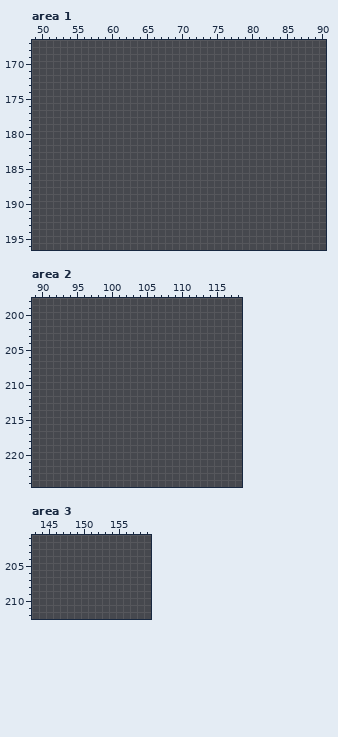
Two versions of one pixel-art file, Assets/ms49/textures/ui/uiElements.aseprite. Above is the file before it was changed.
256x256 pixels, 1 frame. Colours within 5 levels of each other are drawn and written as one. Shown: area 1: x 49..90, y 167..196; area 2: x 89..118, y 198..224; area 3: x 143..159, y 201..212. The old version is drawn lined up with the new one. The commit also changed other parts of the picture, which this record leaves out.
The result:
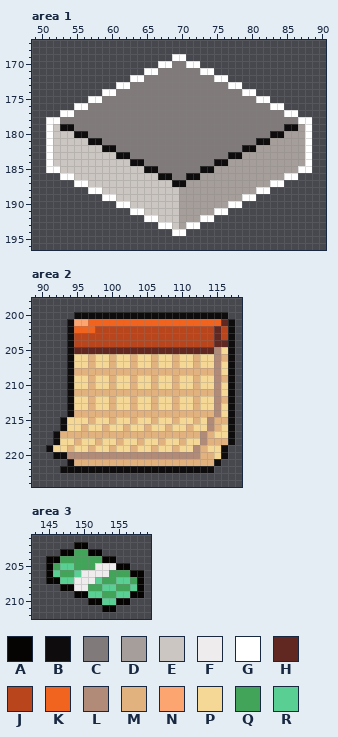
Palette (. is transparent): A #050403  B #0e0c0c  C #807b7a  D #a69e9a  E #cbc6c1  F #eeecec  G #ffffff  H #612721  J #b9451d  K #f1641f  L #b28b78  M #e2b27e  N #fca570  P #f6d896  Q #42a459  R #59cf93
Edits made:
drawings rearranged on the sheet (the old picture shows each at its new place; 31 dropped ones are not shown)
Changed rows in their new state; - is an unchanged pixel.
Area 1:
first column x 51:
169 ------------------GG------------------
170 ----------------GGCCGG----------------
171 --------------GGCCCCCCGG--------------
172 ------------GGCCCCCCCCCCGG------------
173 ----------GGCCCCCCCCCCCCCCGG----------
174 --------GGCCCCCCCCCCCCCCCCCCGG--------
175 ------GGCCCCCCCCCCCCCCCCCCCCCCGG------
176 ----GGCCCCCCCCCCCCCCCCCCCCCCCCCCGG----
177 --GGCCCCCCCCCCCCCCCCCCCCCCCCCCCCCCGG--
178 GGCCCCCCCCCCCCCCCCCCCCCCCCCCCCCCCCCCGG
179 GEBBCCCCCCCCCCCCCCCCCCCCCCCCCCCCCCBBDG
180 GEEEBBCCCCCCCCCCCCCCCCCCCCCCCCCCBBDDDG
181 GEEEEEBBCCCCCCCCCCCCCCCCCCCCCCBBDDDDDG
182 GEEEEEEEBBCCCCCCCCCCCCCCCCCCBBDDDDDDDG
183 GEEEEEEEEEBBCCCCCCCCCCCCCCBBDDDDDDDDDG
184 GEEEEEEEEEEEBBCCCCCCCCCCBBDDDDDDDDDDDG
185 GGEEEEEEEEEEEEBBCCCCCCBBDDDDDDDDDDDDGG
186 --GGEEEEEEEEEEEEBBCCBBDDDDDDDDDDDDGG--
187 ----GGEEEEEEEEEEEEBBDDDDDDDDDDDDGG----
188 ------GGEEEEEEEEEEEDDDDDDDDDDDGG------
189 --------GGEEEEEEEEEDDDDDDDDDGG--------
190 ----------GGEEEEEEEDDDDDDDGG----------
191 ------------GGEEEEEDDDDDGG------------
192 --------------GGEEEDDDGG--------------
193 ----------------GGEDGG----------------
194 ------------------GG------------------
Area 2:
first column x 91:
200 ----BBBBBBBBBBBBBBBBBBBBBB-
201 ---BNNKKKKKKKKKKKKKKKKKKKHB
202 ---BKKKJJJJJJJJJJJJJJJJJHJB
203 ---BJJJJJJJJJJJJJJJJJJJJHJB
204 ---BJJJJJJJJJJJJJJJJJJJJHHB
205 ---BHHHHHHHHHHHHHHHHHHHHLPB
206 ---BPPMPPMPPMPPMPPMPPMPPLMB
207 ---BPPMPPMPPMPPMPPMPPMPPLPB
208 ---BMMMMMMMMMMMMMMMMMMMMLPB
209 ---BPPMPPMPPMPPMPPMPPMPPLMB
210 ---BPPMPPMPPMPPMPPMPPMPPLPB
211 ---BMMMMMMMMMMMMMMMMMMMMLPB
212 ---BPPMPPMPPMPPMPPMPPMPPLMB
213 ---BPPMPPMPPMPPMPPMPPMPPLPB
214 ---BMMMMMMMMMMMMMMMMMMMMLPB
215 --BPPPMPPMPPMPPMPPMPPMPLMMB
216 --BPPMPPMPPMPPMPPMPPMPPLMPB
217 -BMMMMMMMMMMMMMMMMMMMMLMPPB
218 -BPPMPPMPPMPPMPPMPPMPPLMMMB
219 BPPMPPMPPMPPMPPMPPMPPLMPPB-
220 -BBLLLLLLLLLLLLLLLLLLLMMPB-
221 ---BMMMMMMMMMMMMMMMMMMMMB--
222 --BBBBBBBBBBBBBBBBBBBBBB---
Area 3:
first column x 145:
202 ----AA--------
203 --AAQQAA------
204 AAQQQQQQAA----
205 AQRRQQQFFFAA--
206 ARQQRFFFFQQQAA
207 AARRFFFRQQRRQA
208 --AAFFQQRRQQRA
209 ----AARRQQRRAA
210 ------AARRAA--
211 --------AA----
Where, in picture pixels (left, top, right, bottom), the same in both pictures:
added: (46, 54, 312, 236)
added: (46, 312, 235, 473)
added: (46, 542, 144, 612)
